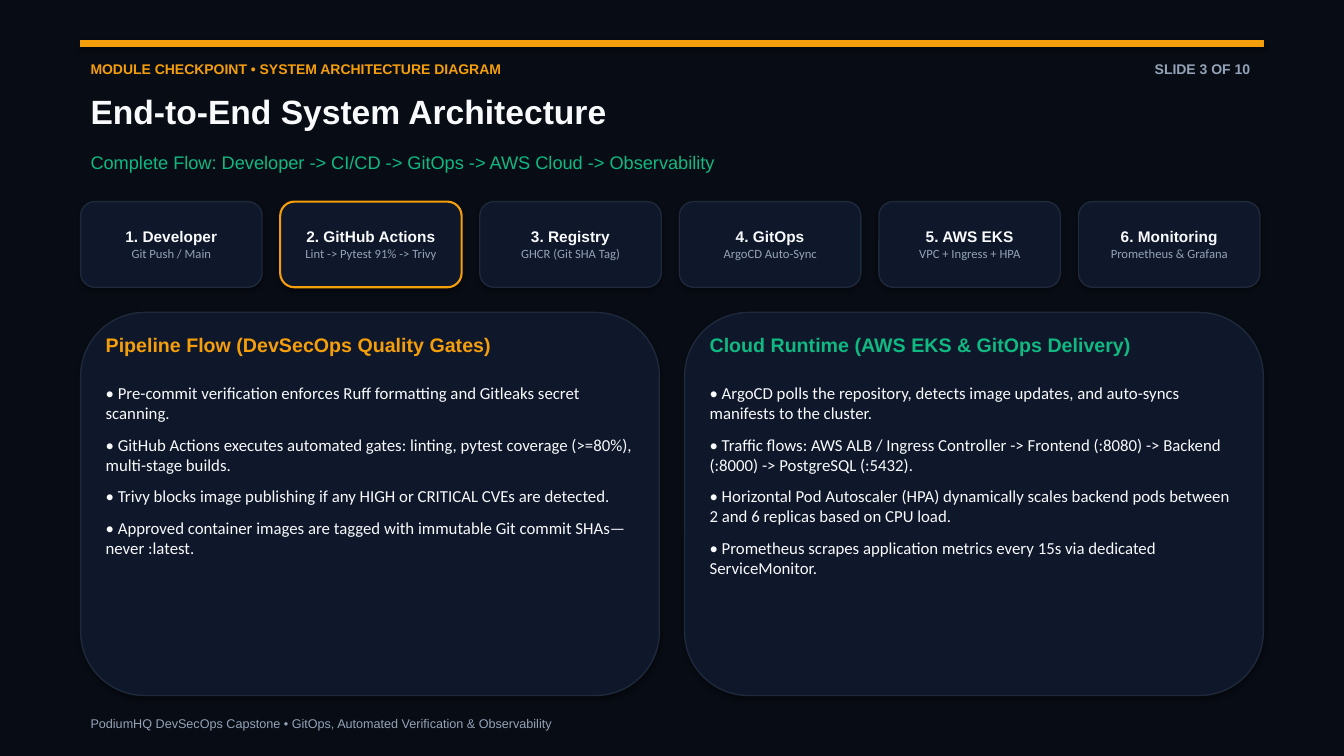
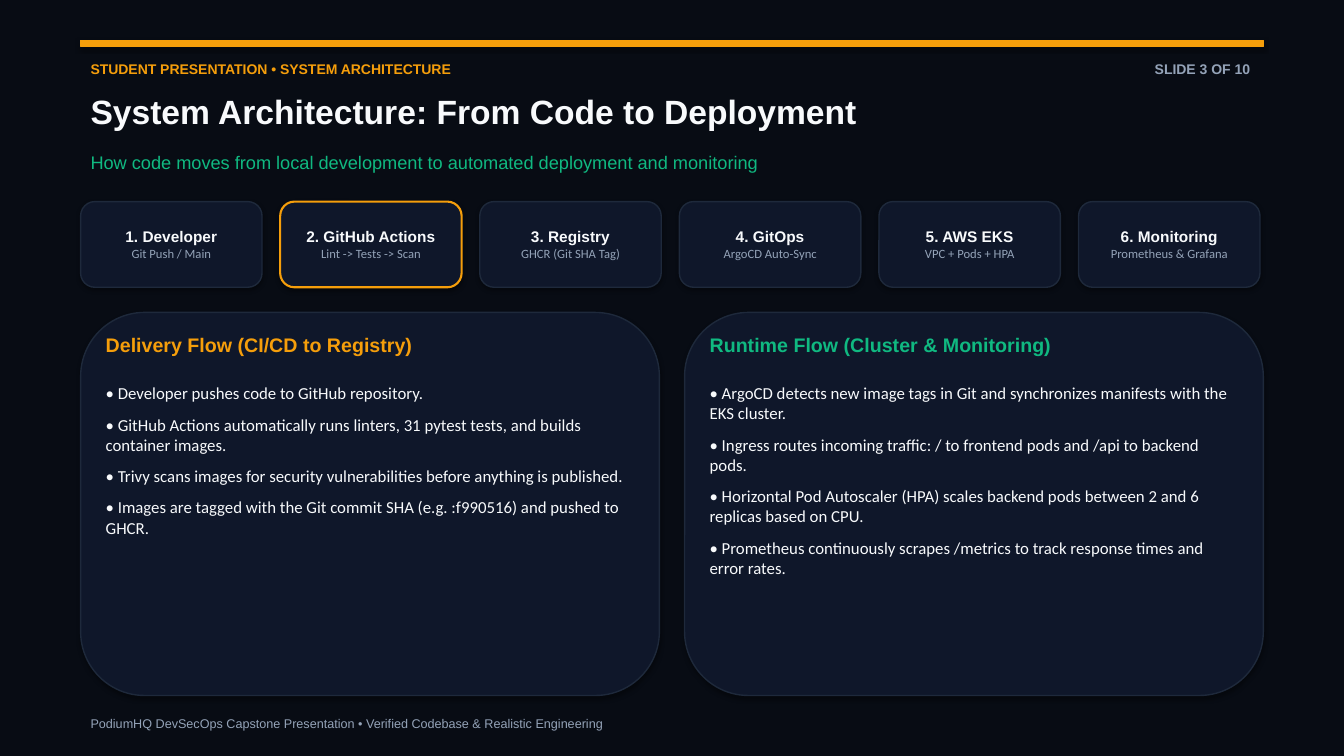
Before and after one commit to nandakishore-dasari/podiumHQ, a slide deck: slide 3 of demo/slides.pptx. Drawn at 1344x756 pixels with LibreOffice and Linux fonts; fonts in the diff are those of the drawing. Boxes give left, top, right and bottom in pixels: in the first picture for what was removed or moved away, otherwise in the second. Text is boxed around its words. In the diff, an @@ line names an element or a change of style, - is before the commit and + after.

Commit message:
docs(presentation): revise slides and PDF to student-friendly presentation with natural speaking lines

```diff
--- a/demo/slides.pptx
+++ b/demo/slides.pptx
@@ text at [91, 64, 451, 74]: text changed @@
-MODULE CHECKPOINT • SYSTEM ARCHITECTURE DIAGRAM
+STUDENT PRESENTATION • SYSTEM ARCHITECTURE
@@ text at [91, 99, 856, 131]: text changed @@
-End-to-End System Architecture
+System Architecture: From Code to Deployment
@@ text at [91, 156, 758, 173]: text changed @@
-Complete Flow: Developer -> CI/CD -> GitOps -> AWS Cloud -> Observability
+How code moves from local development to automated deployment and monitoring
@@ text in rounded rectangle at [321, 249, 421, 258]: text changed @@
-Lint -> Pytest 91% -> Trivy
+Lint -> Tests -> Scan
@@ text in rounded rectangle at [925, 249, 1015, 258]: text changed @@
-VPC + Ingress + HPA
+VPC + Pods + HPA
@@ text at [106, 337, 412, 356]: text changed @@
-Pipeline Flow (DevSecOps Quality Gates)
+Delivery Flow (CI/CD to Registry)
@@ text at [710, 338, 1051, 356]: text changed @@
-Cloud Runtime (AWS EKS & GitOps Delivery)
+Runtime Flow (Cluster & Monitoring)
@@ text at [106, 387, 623, 534]: text changed @@
-• Pre-commit verification enforces Ruff formatting and Gitleaks secret scanning.
-• GitHub Actions executes automated gates: linting, pytest coverage (>=80%), multi-stage builds.
-• Trivy blocks image publishing if any HIGH or CRITICAL CVEs are detected.
-• Approved container images are tagged with immutable Git commit SHAs—never :latest.
+• Developer pushes code to GitHub repository.
+• GitHub Actions automatically runs linters, 31 pytest tests, and builds container images.
+• Trivy scans images for security vulnerabilities before anything is published.
+• Images are tagged with the Git commit SHA (e.g. :f990516) and pushed to GHCR.
@@ text at [710, 387, 1227, 574]: text changed @@
-• ArgoCD polls the repository, detects image updates, and auto-syncs manifests to the cluster.
-• Traffic flows: AWS ALB / Ingress Controller -> Frontend (:8080) -> Backend (:8000) -> PostgreSQL (:5432).
-• Horizontal Pod Autoscaler (HPA) dynamically scales backend pods between 2 and 6 replicas based on CPU load.
-• Prometheus scrapes application metrics every 15s via dedicated ServiceMonitor.
+• ArgoCD detects new image tags in Git and synchronizes manifests with the EKS cluster.
+• Ingress routes incoming traffic: / to frontend pods and /api to backend pods.
+• Horizontal Pod Autoscaler (HPA) scales backend pods between 2 and 6 replicas based on CPU.
+• Prometheus continuously scrapes /metrics to track response times and error rates.
@@ text at [91, 719, 603, 731]: text changed @@
-PodiumHQ DevSecOps Capstone • GitOps, Automated Verification & Observability
+PodiumHQ DevSecOps Capstone Presentation • Verified Codebase & Realistic Engineering
```
Also in this commit, not shown: 9 other slides changed, 3 other files.
